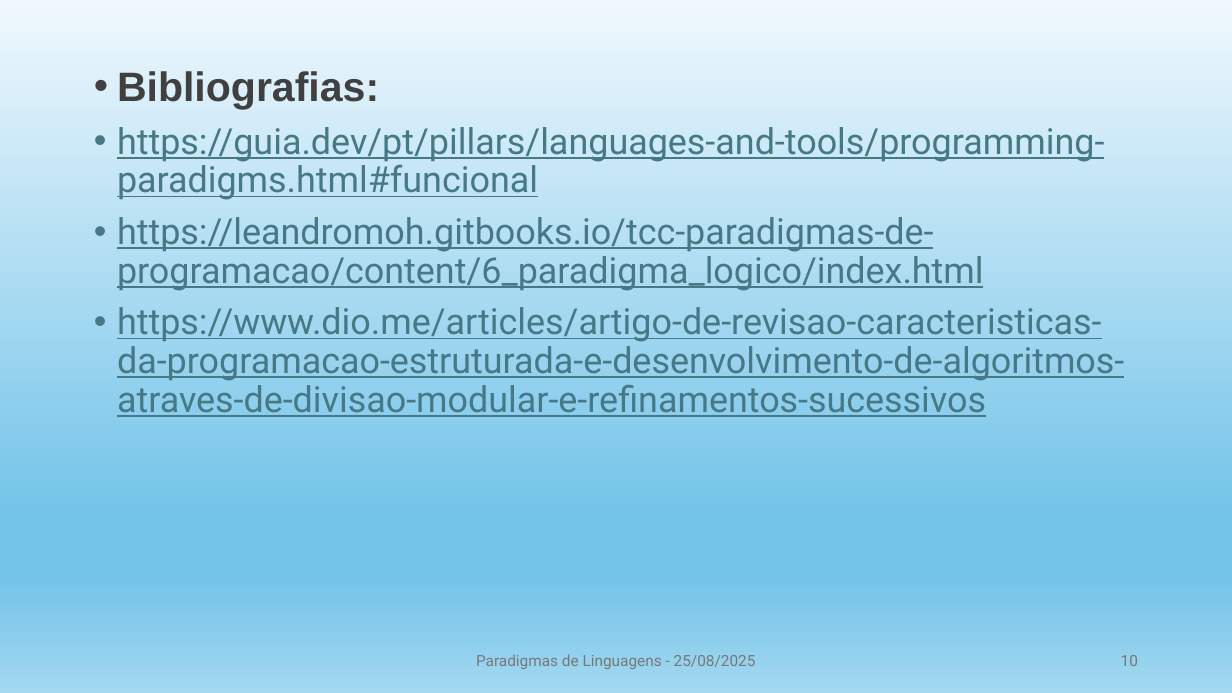
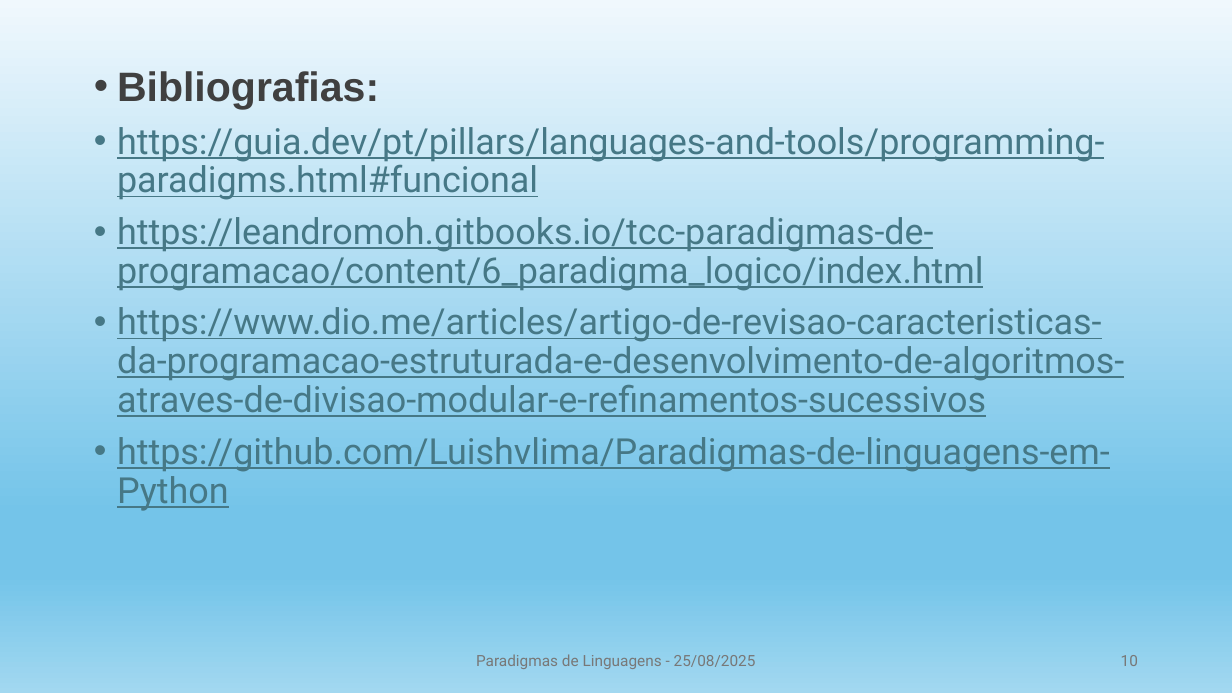
Before and after one commit to Luishvlima/Paradigmas-de-linguagens-em-Python, a slide deck: slide 10 of Paradigmas de linguagens de programação 2.pptx. Drawn at 1232x693 pixels with LibreOffice and Linux fonts; fonts in the diff are those of the drawing. Boxes give left, top, right and bottom in pixels: in the first picture for what was removed or moved away, otherwise in the second. Text is boxed around its words. In the diff, an @@ line names an element or a change of style, - is before the commit and + after.

Commit message:
Descrição da alteração que você fez

```diff
--- a/Paradigmas de linguagens de programação 2.pptx
+++ b/Paradigmas de linguagens de programação 2.pptx
@@ text at box(117, 437, 1110, 511): paragraph added @@
+• https://github.com/Luishvlima/Paradigmas-de-linguagens-em-Python
```
